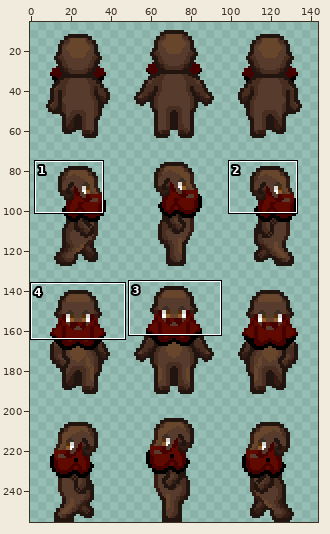
Two states of a sprite sheet, collection/cabbit-diamonddmgirl/sprite/people/PNG/48x64_scale2x/townfolk-bearded_man-001-black.png. The first picture is a wide view before the edit; the outline marks the close-up.
Close-up. Before:
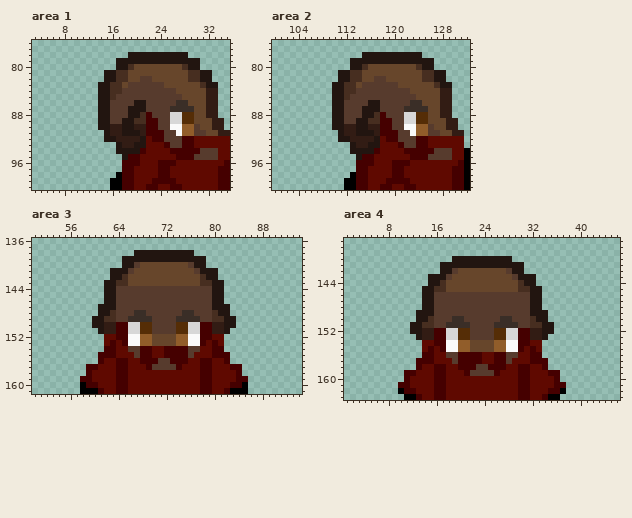
The file is 144x256 pixels. Shown: area 1: x 3..35, y 76..100; area 2: x 100..132, y 76..100; area 3: x 50..94, y 136..161; area 4: x 1..46, y 137..163. The wide view leaves out empty margins. The commit also changed other parts of the picture, which this record leaves out.
After:
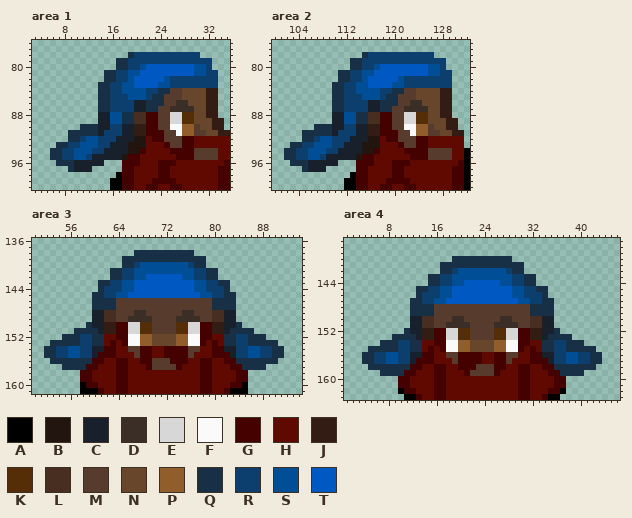
Palette (. is transparent): A #000000  B #221510  C #18202b  D #3a2e27  E #d7d7d7  F #fafafa  G #450000  H #5f0900  J #321c14  K #552d06  L #472e20  M #573b2d  N #67462b  P #915d2a  Q #183045  R #0c3f6e  S #004e96  T #0058c3
From old to new:
Changed rows in their new state; - is an unchanged pixel.
Area 1:
first column x 6:
 78 -------------QRRRRRRRRRRR---
 79 -----------QQRRRRRRRRRRRRRR-
 80 -----------QQRRSTTTTTTTTSSR-
 81 ---------QQRRSSTTTTTTTTTSSRR
 82 ---------QQRRSTTTTTSRRRRRRRR
 83 --------QQRRSSTTTTSSRRRRRRRR
 84 --------QQRRSSSSRRQQ-M------
 85 --------QQRRRSSSRQQ---------
 86 --------QQRRRRCCQQQ---------
 87 --------QQRRRRCCQQ----------
 88 --------CCSSQQL--G----------
 89 --------CCSSQQ--------------
 90 -----QQQCCRRCC--------------
 91 ---QQQQQCRRRCCJ-------------
 92 ---QQRSSRRRCCCB-------------
 93 -QQRRSSSRRCCCB--------------
 94 QQRRSSSRRCCCC-----------M---
 95 QQRRSSRCCCCC----------------
 96 -QQQCCCCC-------------------
 97 ---QCCC---------------------
Area 2:
first column x 102:
 78 -------------QRRRRRRRRRRR---
 79 -----------QQRRRRRRRRRRRRRR-
 80 -----------QQRRSTTTTTTTTSSR-
 81 ---------QQRRSSTTTTTTTTTSSRR
 82 ---------QQRRSTTTTTSRRRRRRRR
 83 --------QQRRSSTTTTSSRRRRRRRR
 84 --------QQRRSSSSRRQQ-M------
 85 --------QQRRRSSSRQQ---------
 86 --------QQRRRRCCQQQ---------
 87 --------QQRRRRCCQQ----------
 88 --------CCSSQQL--G----------
 89 --------CCSSQQ--------------
 90 -----QQQCCRRCC--------------
 91 ---QQQQQCRRRCCJ-------------
 92 ---QQRSSRRRCCCB-------------
 93 -QQRRSSSRRCCCB--------------
 94 QQRRSSSRRCCCC-----------M---
 95 QQRRSSRCCCCC----------------
 96 -QQQCCCCC-------------------
 97 ---QCCC---------------------
Area 3:
first column x 52:
138 ---------------QQQQQQQQQQ---------------
139 -------------QQQQQQQQQQQQQQ-------------
140 -------------QQRSSSSSSSSRQQ-------------
141 -----------QQRRSSSSSSSSSSRRQQ-----------
142 -----------QQRRSSTTTTTTSSRRQQ-----------
143 ---------QQRRSSTTTTTTTTTTSSRRQQ---------
144 ---------QRRRSSTTTTTTTTTTSSRRRQ---------
145 --------QQRRSSTTTTTTTTTTTTSSRRQQ--------
146 --------QQQQ----------------QQQQ--------
147 --------QQQQ----------------QQQQ--------
148 --------CCL------------------LCC--------
149 --------CC--------------------CC--------
150 -------QCC--------------------CCQ-------
151 -----QQQQC--------------------CQQQQ-----
152 ---QQQRRQQ--------------------QQRRQQQ---
153 -QQQQQRRQQ--------------------QQRRQQQQQ-
154 QQRRSSRRCC--------------------CCRRSSRRQQ
155 QQRRSSRRC----------------------CRRSSRRQQ
156 -QQQQQQQG---------M------------GQQQQQQQ-
157 ---QQQQ--------------------------QQQQ---
158 ------G--------------------------G------
Area 4:
first column x 4:
140 ---------------QQQQQQQQQQ---------------
141 -------------QQQQQQQQQQQQQQ-------------
142 -------------QQRSSSSSSSSRQQ-------------
143 -----------QQRRSSSSSSSSSSRRQQ-----------
144 -----------QQRRSSTTTTTTSSRRQQ-----------
145 ---------QQRRSSTTTTTTTTTTSSRRQQ---------
146 ---------QRRRSSTTTTTTTTTTSSRRRQ---------
147 --------QQRRSSTTTTTTTTTTTTSSRRQQ--------
148 --------QQQQ----------------QQQQ--------
149 --------QQQQ----------------QQQQ--------
150 --------CCL------------------LCC--------
151 --------CC--------------------CC--------
152 -------QCC--------------------CCQ-------
153 -----QQQQC--------------------CQQQQ-----
154 ---QQQRRQQ--------------------QQRRQQQ---
155 -QQQQQRRQQ--------------------QQRRQQQQQ-
156 QQRRSSRRCC--------------------CCRRSSRRQQ
157 QQRRSSRRC----------------------CRRSSRRQQ
158 -QQQQQQQG------------M---------GQQQQQQQ-
159 ---QQQQ--------------------------QQQQ---
160 ------G--------------------------G------
